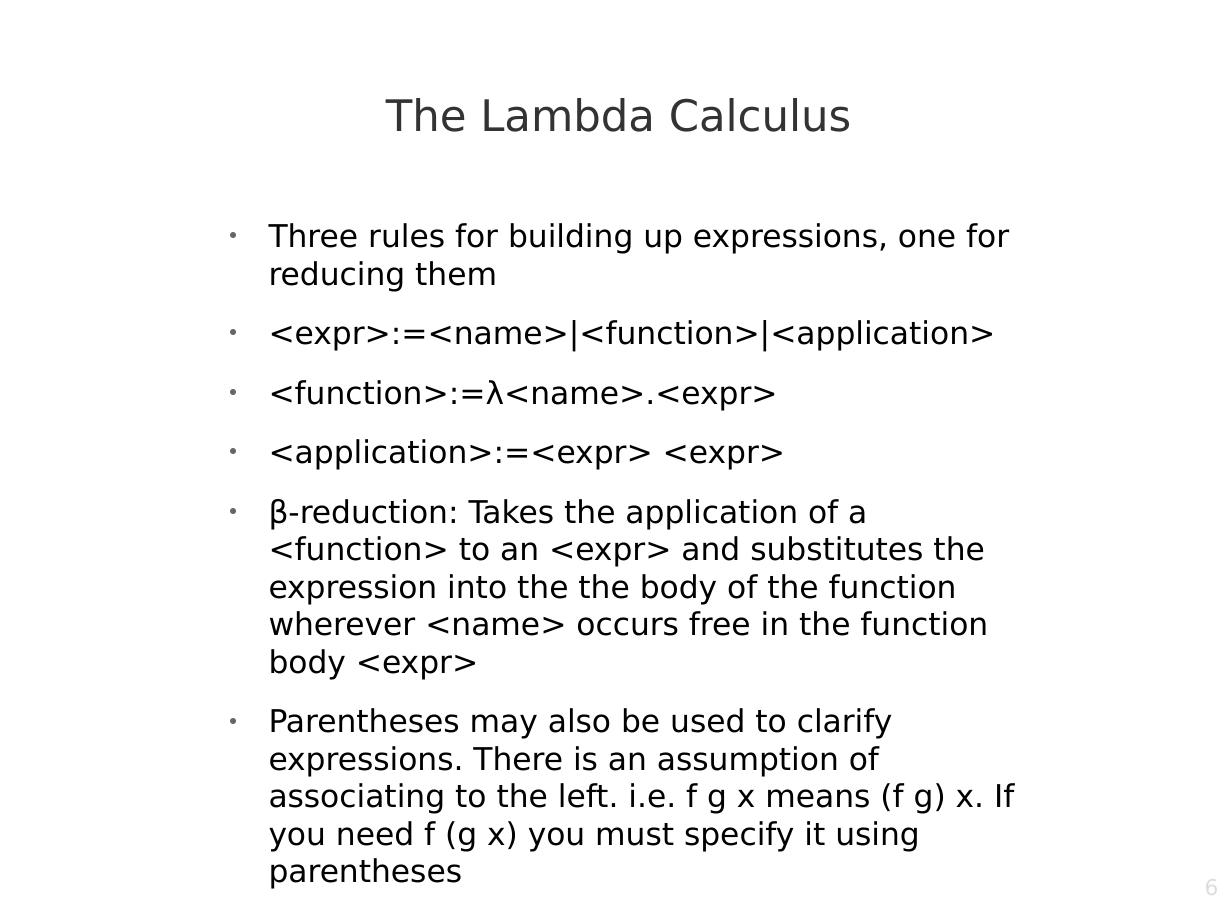
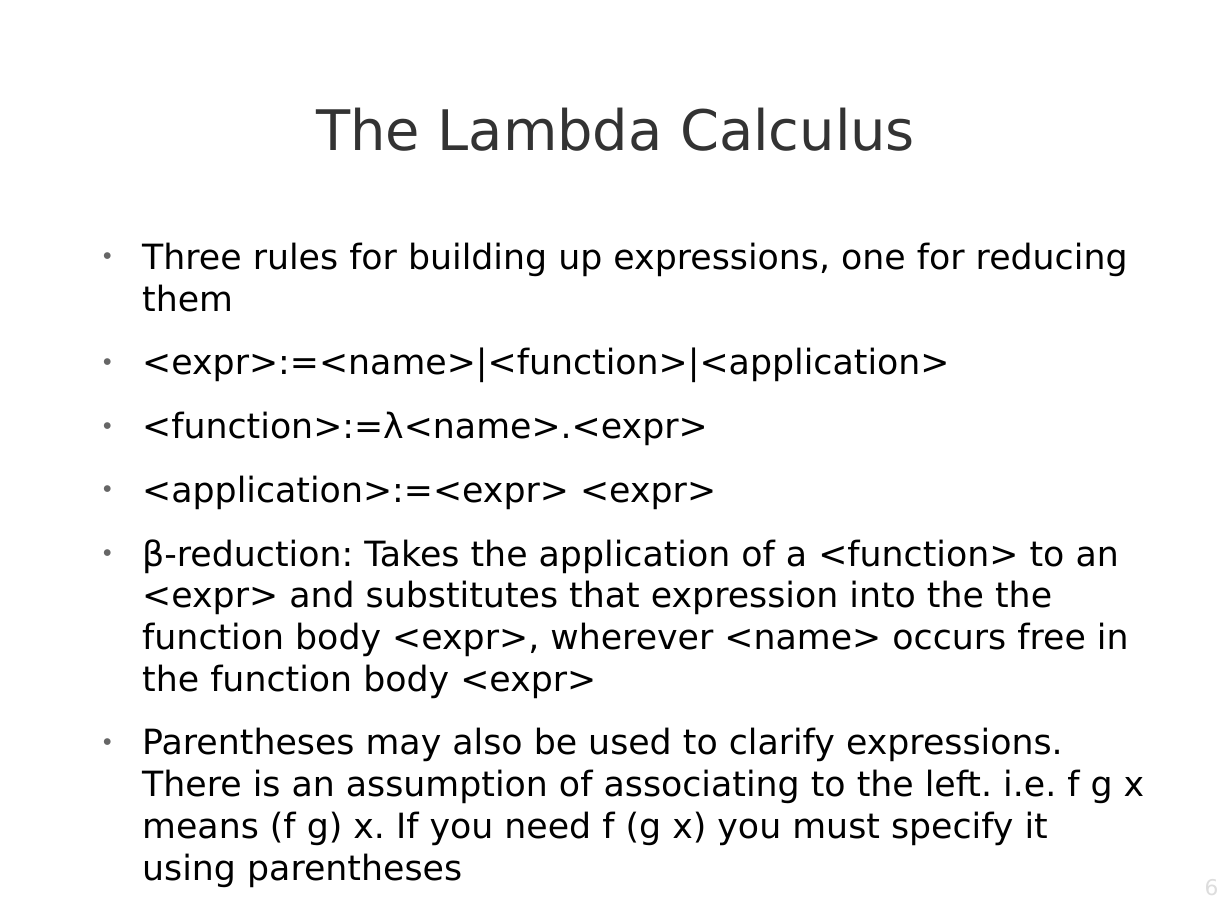
Before and after one commit to AdamStephenNorth/Functional-Programming-Lectures, a slide deck: slide 6 of LessonOne_Overview.odp. Drawn at 1232x924 pixels with LibreOffice and Linux fonts; fonts in the diff are those of the drawing; background and template pictures are left out. Boxes give left, top, right and bottom in pixels: in the first picture for what was removed or moved away, otherwise in the second. Text is boxed around its words. In the diff, an @@ line names an element or a change of style, - is before the commit and + after.

```diff
--- a/LessonOne_Overview.odp
+++ b/LessonOne_Overview.odp
@@ title "The Lambda Calculus": place and size @@
-title "The Lambda Calculus" at bbox=[386, 98, 851, 132]
+title "The Lambda Calculus" at bbox=[316, 107, 915, 151]
@@ title "The Lambda Calculus" at bbox=[316, 107, 915, 151]: size 28 to 36 pt @@
@@ text "Three rules for building up ...": place and size @@
-text "Three rules for building up ..." at bbox=[269, 223, 1014, 889]
+text "Three rules for building up ..." at bbox=[142, 242, 1145, 887]
@@ text at bbox=[142, 242, 1145, 887]: size 20.1 to 22.4 pt in "Three rules for building up expressions, one ...", "<expr>:=<name>|<function>|<application>", "<function>:=λ<name>.<expr>", "<application>:=<expr> <expr>" and 1 more places @@
@@ text at bbox=[142, 539, 1129, 698]: text changed; size 20.1 to 22.4 pt @@
-● β-reduction: Takes the application of a <function> to an <expr> and substitutes the expression into the the body of the function wherever <name> occurs free in the function body <expr>
+● β-reduction: Takes the application of a <function> to an <expr> and substitutes that expression into the the function body <expr>, wherever <name> occurs free in the function body <expr>
```
Also in this commit, not shown: 7 other slides changed, 4 slides added, 3 slides removed.
